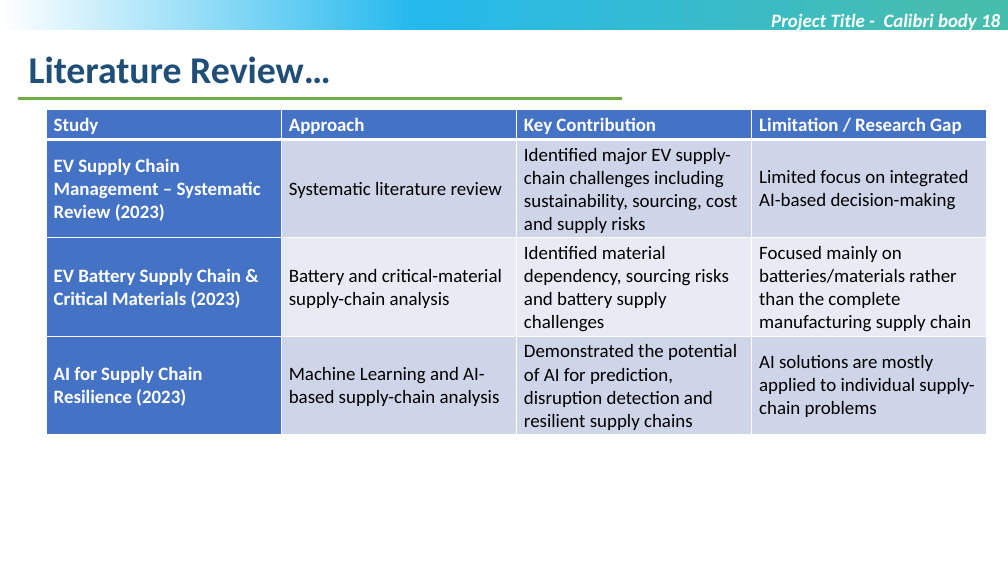
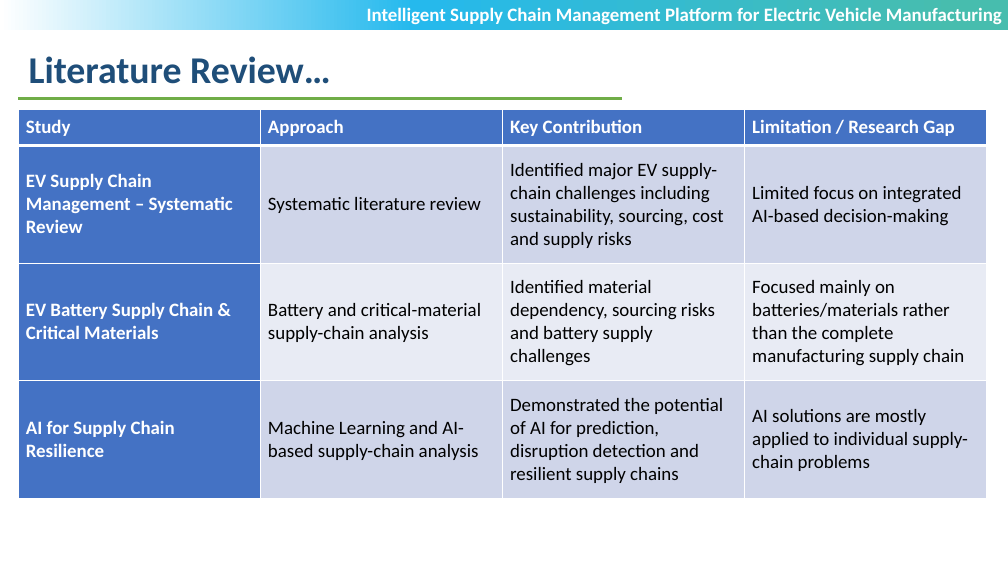
Before and after one commit to radha-gohil/INTELLIGENT-SUPPLY-CHAIN-MANAGEMENT-PLATFORM-FOR-ELECTRIC-VEHICLE-MANUFACTURING, a slide deck: slide 5 of Review-1_EV.pptx. Drawn at 1008x567 pixels with LibreOffice and Linux fonts; fonts in the diff are those of the drawing; background and template pictures are left out. Boxes give left, top, right and bottom in pixels: in the first picture for what was removed or moved away, otherwise in the second. Text is boxed around its words. In the diff, an @@ line names an element or a change of style, - is before the commit and + after.

```diff
--- a/Review-1_EV.pptx
+++ b/Review-1_EV.pptx
@@ text at box(367, 7, 1002, 24): text changed; italic off @@
-Project Title - Calibri body 18
+Intelligent Supply Chain Management Platform for Electric Vehicle Manufacturing
@@ table at box(18, 110, 986, 498) @@
-row 2, column 1: EV Supply Chain Management – Systematic Review (2023)
+row 2, column 1: EV Supply Chain Management – Systematic Review
-row 3, column 1: EV Battery Supply Chain & Critical Materials (2023)
+row 3, column 1: EV Battery Supply Chain & Critical Materials
-row 4, column 1: AI for Supply Chain Resilience (2023)
+row 4, column 1: AI for Supply Chain Resilience
@@ table: place and size @@
-table at box(46, 110, 987, 435)
+table at box(18, 110, 986, 498)
```
Also in this commit, not shown: 10 other slides changed, 1 slide added, 1 slide removed.
